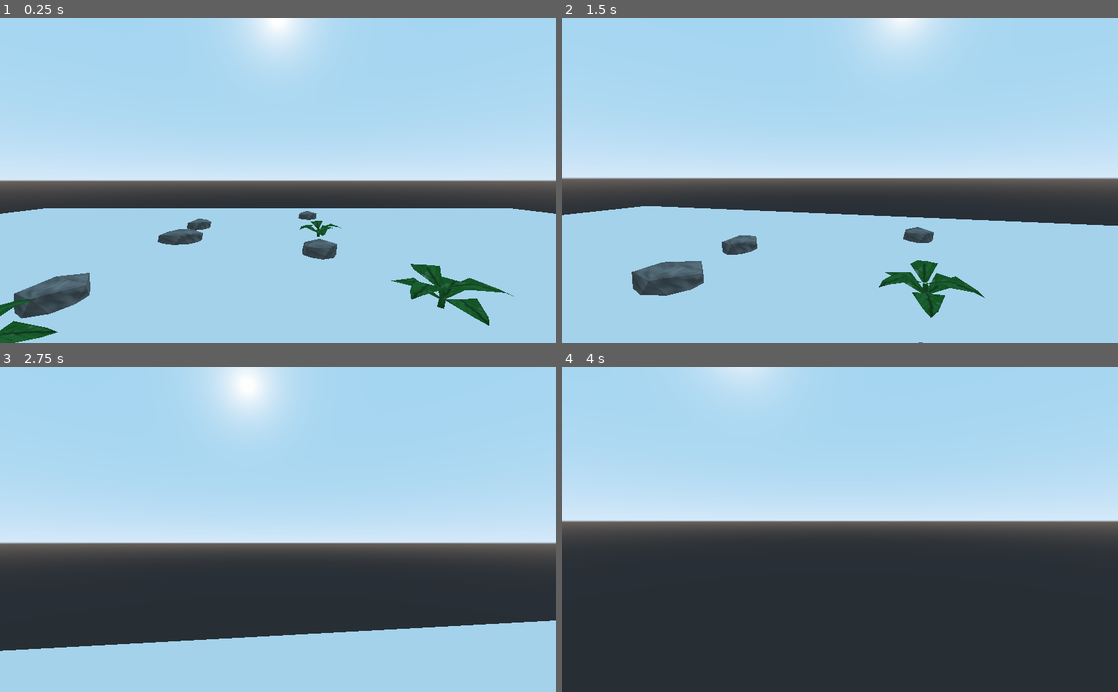
Above: before the commit, frames 1-4 (two rows, left to right).
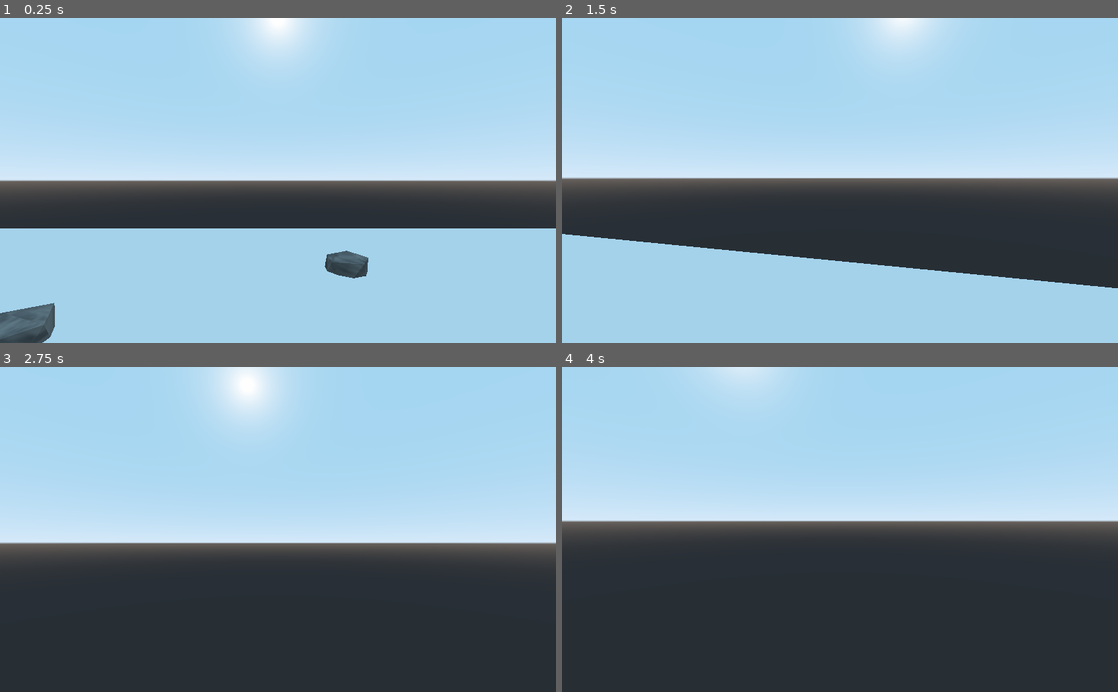
Above: after the commit, the same moments.

Repository: jojomud/TaoTeChing53
Game: Godot game, scene res://Scenes/MainPath.tscn
The game is run twice, just before and just after one commit, with the same random seed, the same clock (stepped at 60 frames per second) and the same inputs. The project has no main scene, so this scene is started directly.
Inputs (mouse positions are in pixels of both pictures, inside the frame that each line leads up to):
- Up to frame 1 (0.25 s): no input
- Up to frame 2 (1.5 s): tap Enter at 0.5 s; move the mouse to (867, 180) at 0.52 s; hold W (Move_Forward) from 0.53 s (still down); move the mouse to (812, 180) at 1.27 s
- Up to frame 3 (2.75 s): keep holding W (Move_Forward); move the mouse to (289, 523) at 2.02 s
- Up to frame 4 (4 s): keep holding W (Move_Forward); move the mouse to (834, 536) at 2.77 s; tap Space at 3.5 s; move the mouse to (878, 532) at 3.52 s

The runs differ from the first frame. In frame 1, 10% of the frame differs, in the area x 0-100%, y 58-100%; in frame 2, 16%; in frame 3, 17%, in the area x 0-100%, y 77-100%; in frame 4, nothing differs.

Commit message:
door did stuff

Diff:
--- a/Models/new_script.gd
+++ b/Models/door1/door.gd
@@ -1,4 +1,4 @@
-extends Node
+extends KinematicBody
 
 
 # Declare member variables here. Examples:
@@ -14,3 +14,7 @@
 # Called every frame. 'delta' is the elapsed time since the previous frame.
 #func _process(delta):
 #	pass
+
+
+func _on_Area_body_entered(body):
+	$AnimationPlayer.play("Door close")
--- /dev/null
+++ b/Models/door1/door.tscn
@@ -0,0 +1,16 @@
+[gd_scene load_steps=4 format=2]
+
+[ext_resource path="res://Models/door1/door.obj" type="ArrayMesh" id=1]
+[ext_resource path="res://Models/door1/door.gd" type="Script" id=2]
+
+[sub_resource type="ConvexPolygonShape" id=1]
+points = PoolVector3Array( -1, -2, -0.26, -1, -2, 0, -1, 2, -0.26, 1, -2, -0.26, 1, -2, 0, -1, 2, 0, 1, 2, -0.26, 1, 2, 0 )
+
+[node name="door" type="KinematicBody"]
+script = ExtResource( 2 )
+
+[node name="MeshInstance" type="MeshInstance" parent="."]
+mesh = ExtResource( 1 )
+
+[node name="CollisionShape" type="CollisionShape" parent="."]
+shape = SubResource( 1 )
--- a/Scenes/MainPath.tscn
+++ b/Scenes/MainPath.tscn
@@ -1,10 +1,11 @@
-[gd_scene load_steps=11 format=2]
+[gd_scene load_steps=12 format=2]
 
 [ext_resource path="res://Scenes/Player.tscn" type="PackedScene" id=1]
 [ext_resource path="res://Models/rock/ROCK.tscn" type="PackedScene" id=2]
 [ext_resource path="res://Models/plant/plant.obj" type="ArrayMesh" id=3]
 [ext_resource path="res://Models/plant/plant.png" type="Texture" id=4]
 [ext_resource path="res://Models/PinkTRee/PinkTree.tscn" type="PackedScene" id=5]
+[ext_resource path="res://Models/door1/door.tscn" type="PackedScene" id=6]
 
 [sub_resource type="BoxShape" id=1]
 
@@ -32,7 +33,7 @@
 skeleton = NodePath("../..")
 
 [node name="Player" parent="." instance=ExtResource( 1 )]
-transform = Transform( 1, 0, 0, 0, 1, 0, 0, 0, 1, 0, 2.07742, 0 )
+transform = Transform( 1, 0, 0, 0, 1, 0, 0, 0, 1, 0, 2.07742, -8.43216 )
 MAX_SPEED = 10
 
 [node name="ROCK12" parent="." instance=ExtResource( 2 )]
@@ -89,3 +90,6 @@
 
 [node name="PinkTree" parent="." instance=ExtResource( 5 )]
 transform = Transform( 0.69201, 0, 0.10546, 0, 0.7, 0, -0.10546, 0, 0.69201, -12.1585, 0.100006, -0.577806 )
+
+[node name="door" parent="." instance=ExtResource( 6 )]
+transform = Transform( 1, 0, 0, 0, 1, 0, 0, 0, 1, 9.41497, 2.17289, -6.57358 )
Not shown, added: Models/door.mtl
Not shown, added: Models/door1/door.mtl
Not shown, added: Models/door1/door.obj
Not shown, added: Models/door1/door.obj.import
Binary file added: Models/door1/door.png
Not shown, added: Models/door1/door.png.import
